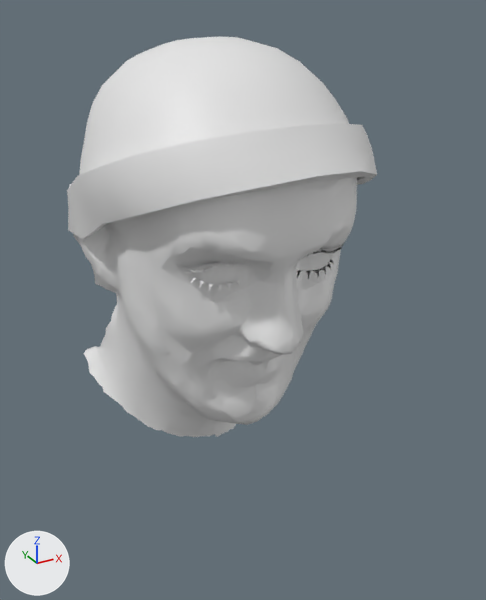
Before and after pictures for a commit that changed the OBJ model Game/Source/Game/assets/meshes/unit.obj.
One viewpoint serves both versions: a camera (50 mm lens) standing at (-0.68, -1.318, 1.055) and looking at (0.018, -0.05, 0.421). The axes (+X, +Y, +Z) are drawn at lower left. The lights are the same throughout. Where no turn or scale is listed for an object, it has been applied to the vertices. Vertices at the same position are counted once.

Objects in the first picture: 'unit'.
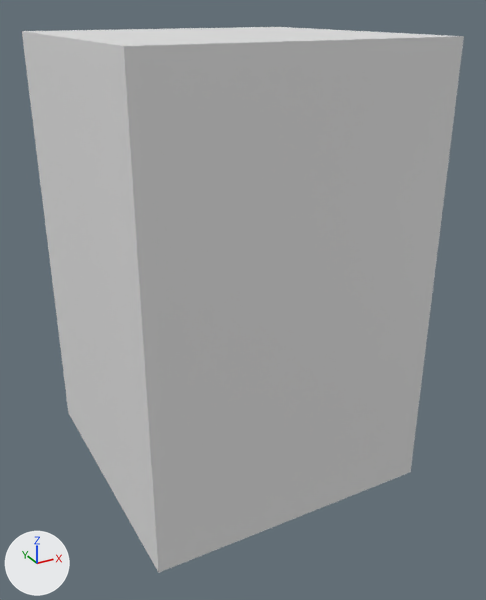
Where the change shows, as pixel boxes (x1, y1, x2, y2) in the pictures (486 x 600 px):
'unit', reshaped (42% wider, 36% taller)
    before: (67, 37, 377, 437)
    after: (22, 27, 464, 573)
part 1 of me_unit, added
    after: (22, 27, 464, 573)
part 2 of me_unit, deleted
    before: (73, 177, 357, 437)
part 3 of me_unit, deleted
    before: (67, 37, 377, 239)
part 4 of me_unit, deleted
    before: (305, 246, 342, 257)
part 5 of me_unit, deleted
    before: (185, 262, 244, 273)
part 6 of me_unit, deleted
    before: (190, 276, 241, 293)
part 7 of me_unit, deleted
    before: (297, 259, 334, 278)
part 8 of me_unit, deleted
    before: (175, 263, 247, 273)
part 9 of me_unit, deleted
    before: (301, 240, 347, 261)

Diff of the bpy script that builds the scene:
```diff
--- a/Game/Source/Game/assets/meshes/unit.obj.py
+++ b/Game/Source/Game/assets/meshes/unit.obj.py
@@ me_unit @@
 me_unit.from_pydata(...)  # 2358 vertices, 3482 faces; spans x -0.327..0.327, y -0.37..0.37, z 0.0..0.994
 # used by ob_unit; location = (0.0, 0.0, 0.0)
+# me_unit part 1: a new loose piece, a box spanning x -0.333..0.333, y -0.333..0.333, z 0.0..1.0
+# me_unit part 2: the loose piece of 1495 vertices spanning x -0.301..0.312, y -0.341..0.303, z 0.0..0.817 is deleted
+# me_unit part 3: the loose piece of 241 vertices spanning x -0.327..0.327, y -0.37..0.37, z 0.521..0.994 is deleted
+# me_unit part 4: the loose piece of 148 vertices spanning x 0.021..0.134, y -0.302..-0.242, z 0.588..0.617 is deleted
+# me_unit part 5: the loose piece of 148 vertices spanning x -0.199..-0.101, y -0.286..-0.19, z 0.576..0.62 is deleted
+# me_unit part 6: the loose piece of 100 vertices spanning x -0.19..-0.089, y -0.255..-0.209, z 0.547..0.579 is deleted
+# me_unit part 7: the loose piece of 100 vertices spanning x 0.017..0.131, y -0.271..-0.232, z 0.543..0.569 is deleted
+# me_unit part 8: the loose piece of 63 vertices spanning x -0.215..-0.083, y -0.267..-0.203, z 0.583..0.614 is deleted
+# me_unit part 9: the loose piece of 63 vertices spanning x 0.027..0.157, y -0.288..-0.245, z 0.577..0.61 is deleted
```
